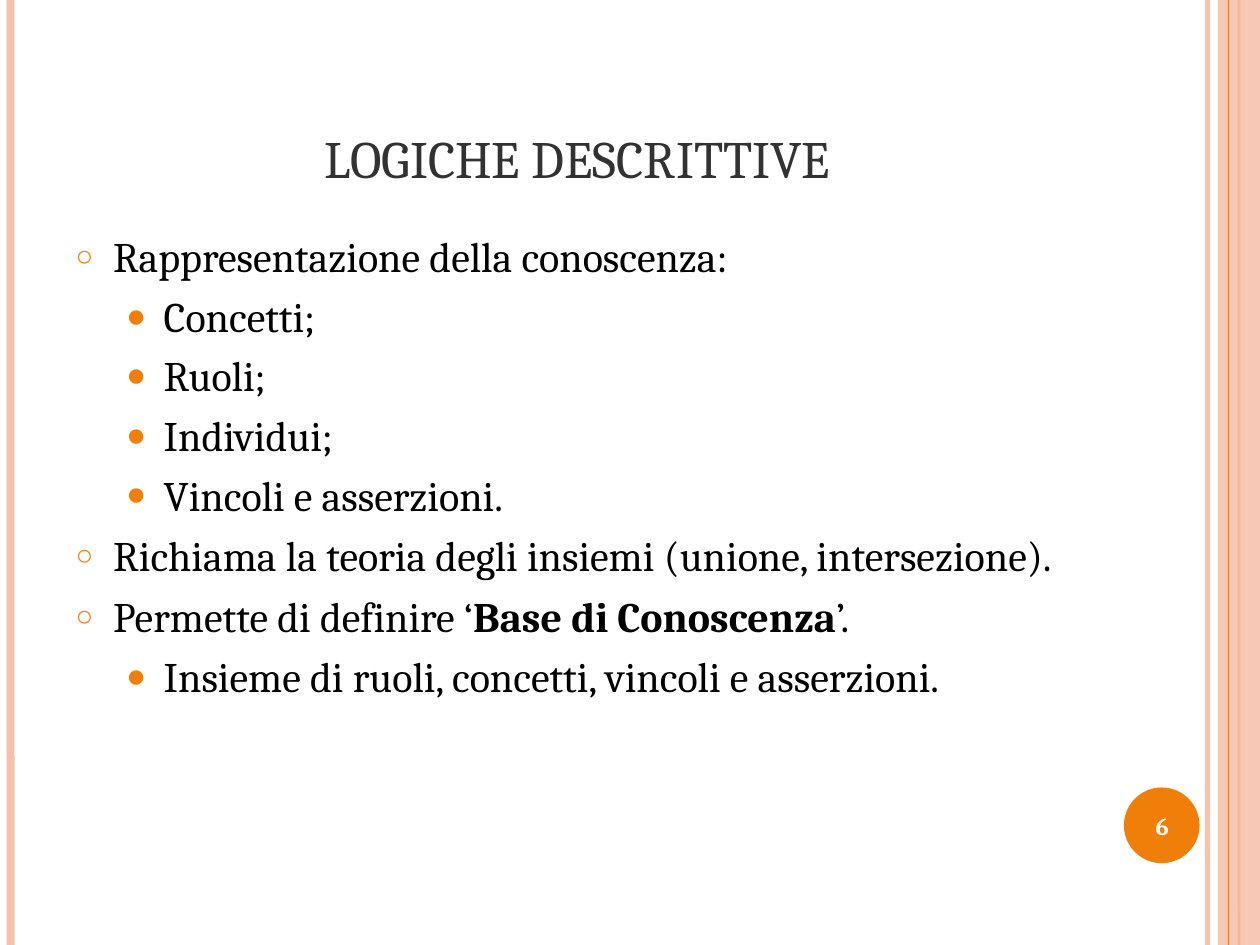
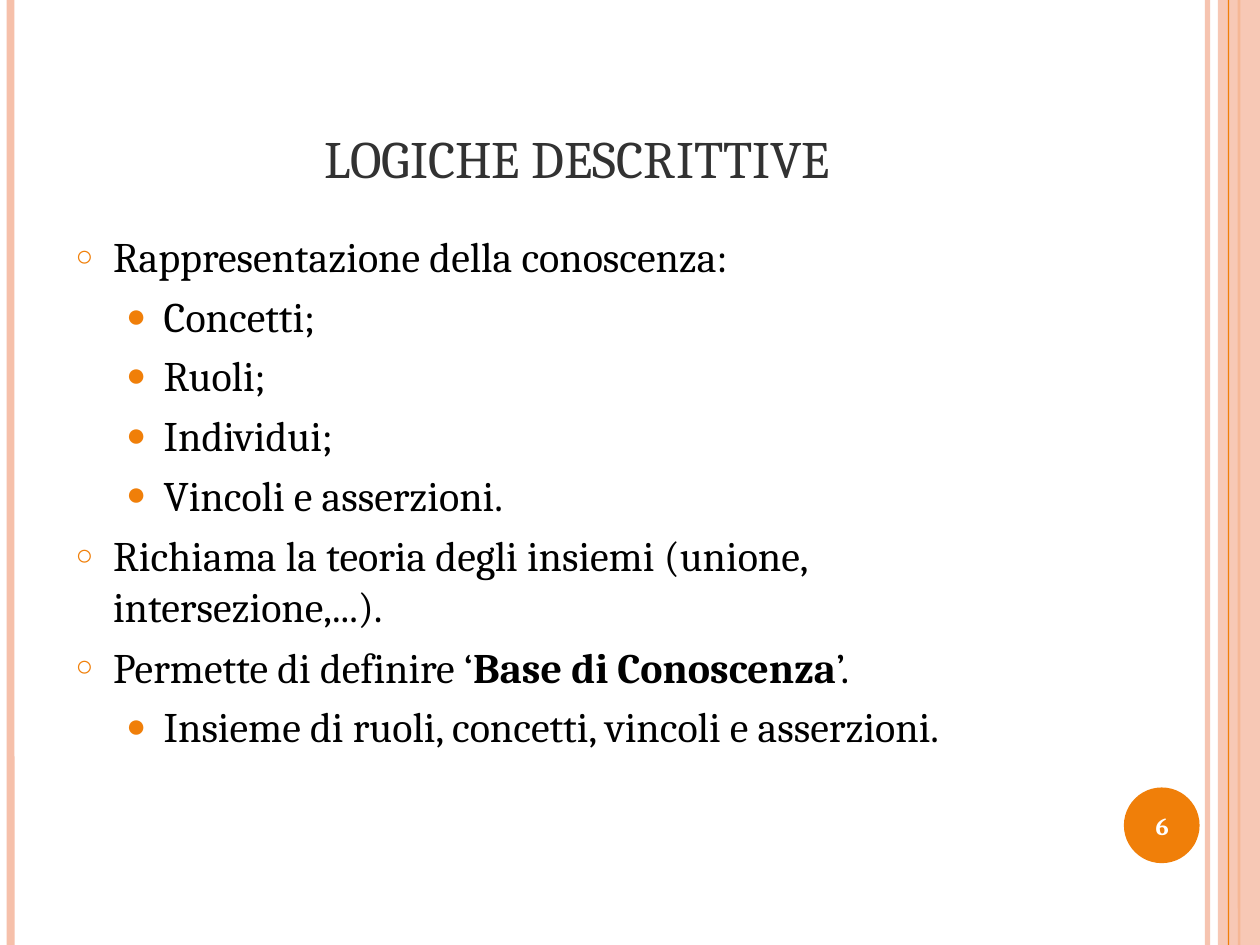
Before and after one commit to opendatahacklab/cityservices, a slide deck: slide 6 of thesis/Presentazione_Tesi.odp. Drawn at 1260x945 pixels with LibreOffice and Linux fonts; fonts in the diff are those of the drawing. Boxes give left, top, right and bottom in pixels: in the first picture for what was removed or moved away, otherwise in the second. Text is boxed around its words. In the diff, an @@ line names an element or a change of style, - is before the commit and + after.

```diff
--- a/thesis/Presentazione_Tesi.odp
+++ b/thesis/Presentazione_Tesi.odp
@@ text at <box>113,541,809,628</box>: text changed @@
-○ Richiama la teoria degli insiemi (unione, intersezione).
+○ Richiama la teoria degli insiemi (unione, intersezione,...).
```
Also in this commit, not shown: 4 other slides changed, 1 other file.
